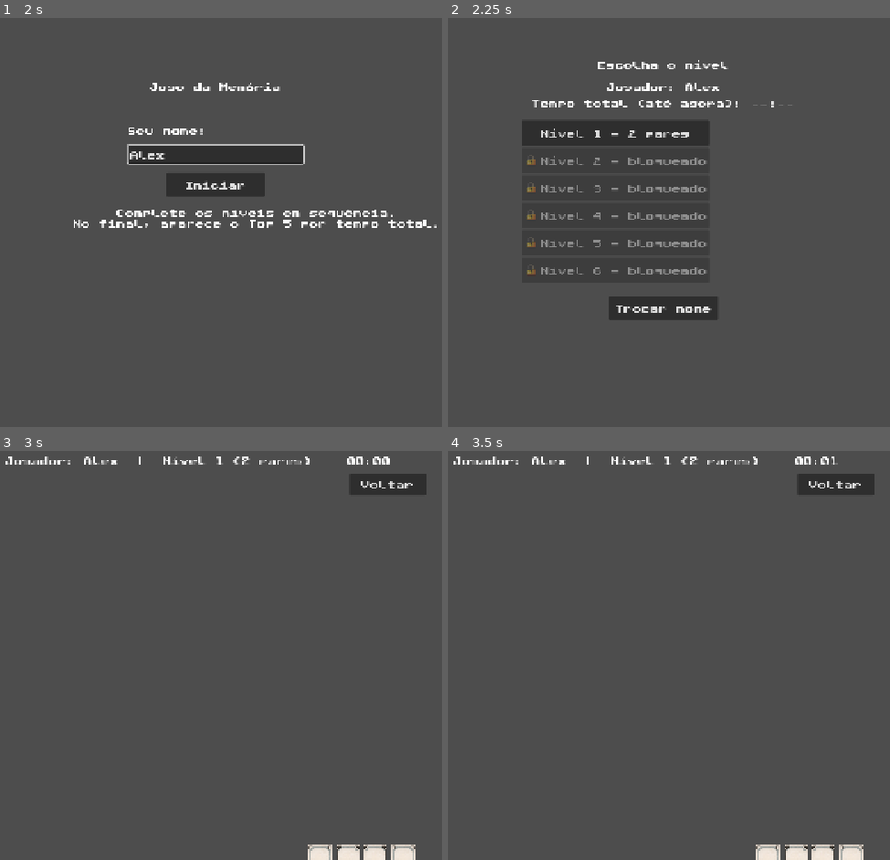
Above: before the commit, frames 1-4 (two rows, left to right).
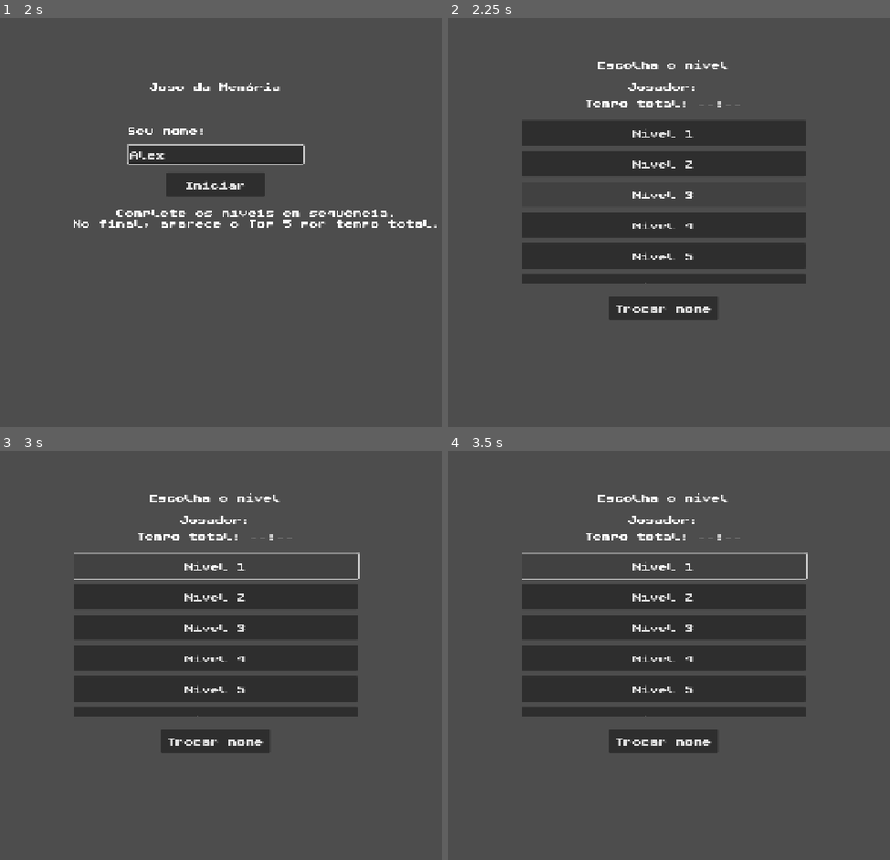
Above: after the commit, the same moments.

Repository: yaraalmeidaz/memory-game
Game: Godot game, scene res://scenes/ui/StartScreen.tscn
Same seed, same stepped clock (60 frames per second), same inputs: the game is played once before the commit and once after it.
Inputs (mouse positions are in pixels of both pictures, inside the frame that each line leads up to):
- Up to frame 1 (2 s): click "Start" at 0.5 s; click (216, 152) at 1.27 s; type "Alex" at 1.35 s
- Up to frame 2 (2.25 s): click "Iniciar" at 2 s
- Up to frame 3 (3 s): click (216, 565) at 2.75 s, where only the run after the commit has a clickable "Nível 1"
- Up to frame 4 (3.5 s): no input

Frame 1 is identical in both runs. In frame 2, 9.2% of the frame differs, in the area x 16-81%, y 15-65%; in frame 3, 22%, in the area x 1-97%, y 1-100%; in frame 4, 22%.
Error after the commit: Parse Error: Cannot infer the type of "visible" variable because the value doesn't have a set type. (res://scripts/ui/LevelSelect.gd:65)

Commit message:
LevelSelect: botões fixos editáveis

Diff:
--- a/memory-game/scenes/ui/LevelSelect.tscn
+++ b/memory-game/scenes/ui/LevelSelect.tscn
@@ -50,8 +50,57 @@
 enabled = true
 position_px = Vector2(140, 190)
 
-[node name="Grid" type="GridContainer" parent="VBox/Scroll"]
-columns = 1
+[node name="Grid" type="Control" parent="VBox/Scroll"]
+anchor_left = 0.0
+anchor_top = 0.0
+anchor_right = 1.0
+anchor_bottom = 1.0
+offset_left = 0.0
+offset_top = 0.0
+offset_right = 0.0
+offset_bottom = 0.0
+
+[node name="Level1" type="Button" parent="VBox/Scroll/Grid"]
+text = "Nível 1"
+custom_minimum_size = Vector2(520, 46)
+script = ExtResource("2")
+enabled = true
+position_px = Vector2(0, 0)
+
+[node name="Level2" type="Button" parent="VBox/Scroll/Grid"]
+text = "Nível 2"
+custom_minimum_size = Vector2(520, 46)
+script = ExtResource("2")
+enabled = true
+position_px = Vector2(0, 56)
+
+[node name="Level3" type="Button" parent="VBox/Scroll/Grid"]
+text = "Nível 3"
+custom_minimum_size = Vector2(520, 46)
+script = ExtResource("2")
+enabled = true
+position_px = Vector2(0, 112)
+
+[node name="Level4" type="Button" parent="VBox/Scroll/Grid"]
+text = "Nível 4"
+custom_minimum_size = Vector2(520, 46)
+script = ExtResource("2")
+enabled = true
+position_px = Vector2(0, 168)
+
+[node name="Level5" type="Button" parent="VBox/Scroll/Grid"]
+text = "Nível 5"
+custom_minimum_size = Vector2(520, 46)
+script = ExtResource("2")
+enabled = true
+position_px = Vector2(0, 224)
+
+[node name="Level6" type="Button" parent="VBox/Scroll/Grid"]
+text = "Nível 6"
+custom_minimum_size = Vector2(520, 46)
+script = ExtResource("2")
+enabled = true
+position_px = Vector2(0, 280)
 
 [node name="Back" type="Button" parent="VBox"]
 text = "Trocar nome"
--- a/memory-game/scripts/ui/LevelSelect.gd
+++ b/memory-game/scripts/ui/LevelSelect.gd
@@ -4,14 +4,22 @@
 
 @onready var player_label: Label = $VBox/Player
 @onready var total_label: Label = $VBox/Total
-@onready var grid: GridContainer = $VBox/Scroll/Grid
+@onready var level_buttons: Array[Button] = [
+	$VBox/Scroll/Grid/Level1,
+	$VBox/Scroll/Grid/Level2,
+	$VBox/Scroll/Grid/Level3,
+	$VBox/Scroll/Grid/Level4,
+	$VBox/Scroll/Grid/Level5,
+	$VBox/Scroll/Grid/Level6,
+]
 
 var _lock_tex_small: Texture2D
 
 func _ready() -> void:
 	player_label.text = "Jogador: %s" % GameState.player_name
 	_lock_tex_small = _make_small_icon(LOCK_TEX, 28)
-	_build_buttons()
+	_bind_buttons()
+	_update_buttons()
 	_update_total_time()
 
 
@@ -37,17 +45,31 @@
 	else:
 		total_label.text = "Tempo total (até agora): --:--"
 
-func _build_buttons() -> void:
-	for child in grid.get_children():
-		child.queue_free()
+func _bind_buttons() -> void:
+	# Conecta uma vez (evita duplicar conexão se a cena recarregar).
+	for i in range(level_buttons.size()):
+		var btn := level_buttons[i]
+		if btn == null:
+			continue
+		if btn.pressed.is_connected(_on_level_pressed.bind(i)):
+			continue
+		btn.pressed.connect(_on_level_pressed.bind(i))
 
-	for i in GameState.LEVEL_PAIRS.size():
+
+func _update_buttons() -> void:
+	var max_levels := min(GameState.LEVEL_PAIRS.size(), level_buttons.size())
+	for i in range(level_buttons.size()):
+		var btn := level_buttons[i]
+		if btn == null:
+			continue
+		var visible := i < max_levels
+		btn.visible = visible
+		if not visible:
+			continue
+
 		var pairs := GameState.get_pairs_for_level(i)
-		var btn := Button.new()
-		btn.size_flags_horizontal = Control.SIZE_EXPAND_FILL
-		btn.custom_minimum_size = Vector2(0, 46)
 		var time_txt := ""
-		if GameState.level_times[i] >= 0:
+		if i < GameState.level_times.size() and GameState.level_times[i] >= 0:
 			time_txt = " — %s" % GameState.format_time(GameState.level_times[i])
 		var locked := i > GameState.unlocked_level
 		if locked:
@@ -56,11 +78,13 @@
 			btn.expand_icon = false
 		else:
 			btn.text = "Nível %d — %d pares%s" % [i + 1, pairs, time_txt]
+			btn.icon = null
 		btn.disabled = locked
-		btn.pressed.connect(func():
-			GameState.current_level = i
-			get_tree().change_scene_to_file("res://scenes/levels/Level%d.tscn" % (i + 1)))
-		grid.add_child(btn)
+
+
+func _on_level_pressed(level_index: int) -> void:
+	GameState.current_level = level_index
+	get_tree().change_scene_to_file("res://scenes/levels/Level%d.tscn" % (level_index + 1))
 
 func _on_back_pressed() -> void:
 	get_tree().change_scene_to_file("res://scenes/ui/MainMenu.tscn")
